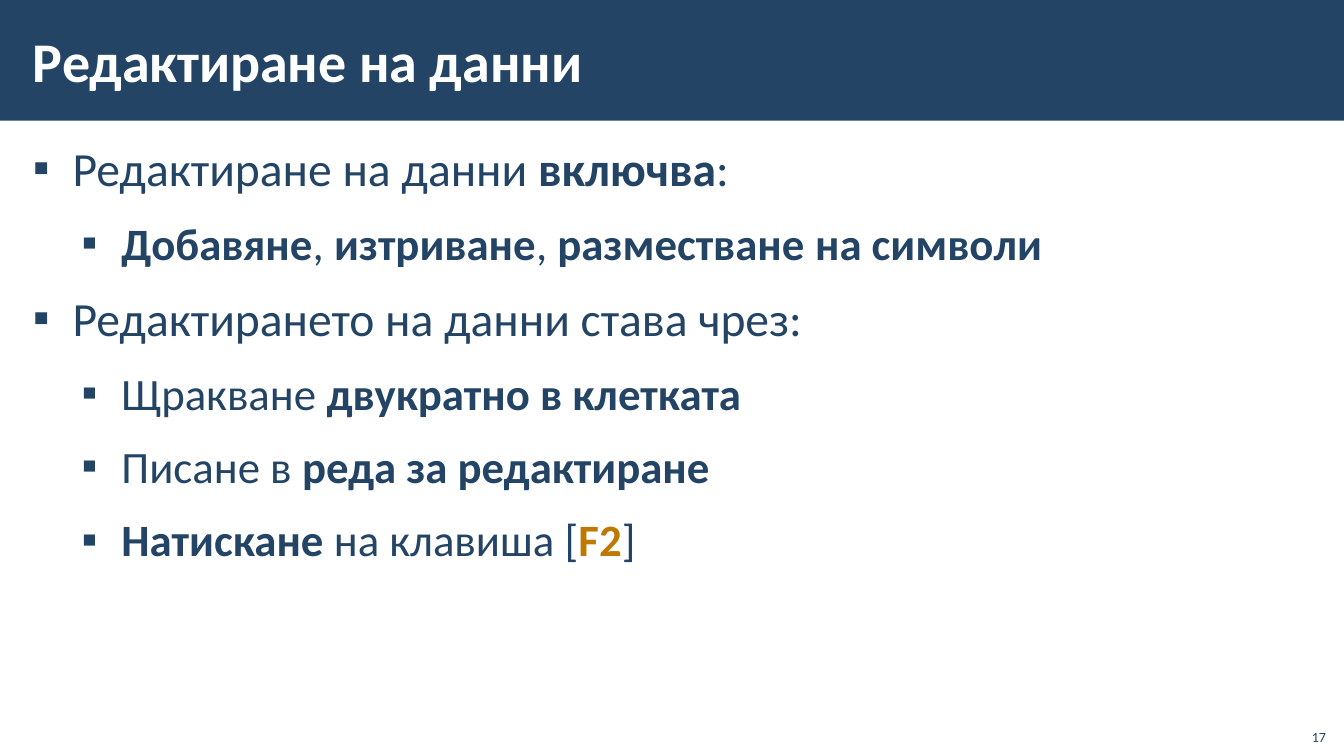
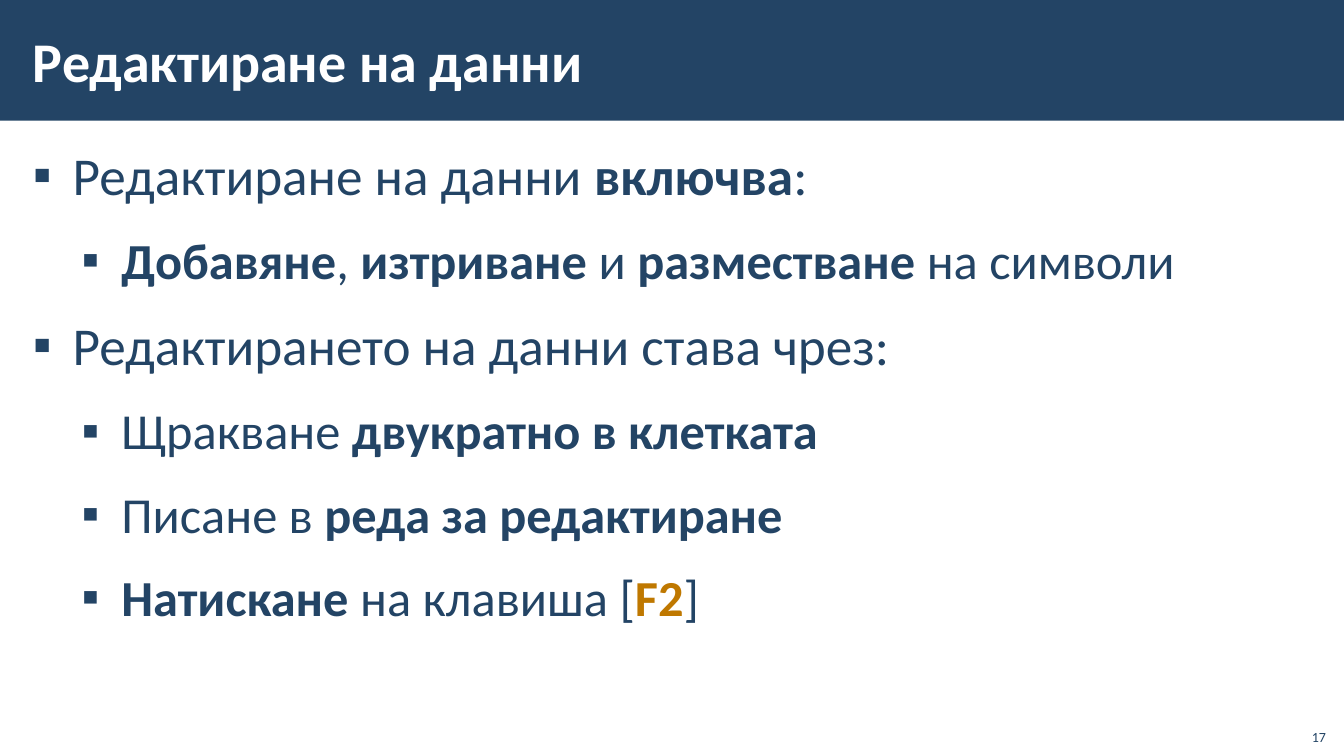
Before and after one commit to BG-IT-Edu/School-Programming, a slide deck: slide 17 of Courses/Computer-Modeling-and-IT/Computer-Modeling-and-IT-5-Class/28-Introduction-to-Spreadsheets/28-Introduction-To-Spreadsheets.pptx. Drawn at 1344x756 pixels with LibreOffice and Linux fonts; fonts in the diff are those of the drawing; background and template pictures are left out. Boxes give left, top, right and bottom in pixels: in the first picture for what was removed or moved away, otherwise in the second. Text is boxed around its words. In the diff, an @@ line names an element or a change of style, - is before the commit and + after.

```diff
--- a/Courses/Computer-Modeling-and-IT/Computer-Modeling-and-IT-5-Class/28-Introduction-to-Spreadsheets/28-Introduction-To-Spreadsheets.pptx
+++ b/Courses/Computer-Modeling-and-IT/Computer-Modeling-and-IT-5-Class/28-Introduction-to-Spreadsheets/28-Introduction-To-Spreadsheets.pptx
@@ text at <box>73,161,889,623</box>: size 34 to 38 pt in "Редактиране на данни включва:", "Редактирането на данни става чрез:"; size 32 to 36 pt in "Щракване двукратно в клетката", "Писане в реда за редактиране", "Натискане на клавиша [F2]"; line spacing 1.05 to 1.1 @@
@@ text at <box>121,244,1174,287</box>: text changed; size 32 to 36 pt @@
-  ▪ Добавяне, изтриване, разместване на символи
+  ▪ Добавяне, изтриване и разместване на символи
```
Also in this commit, not shown: 9 other slides changed.
